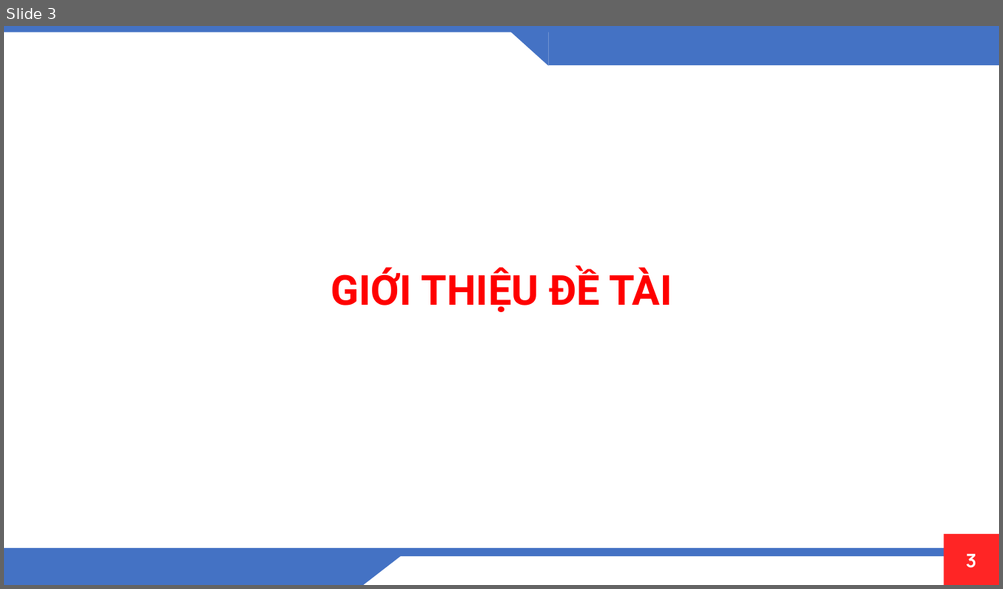
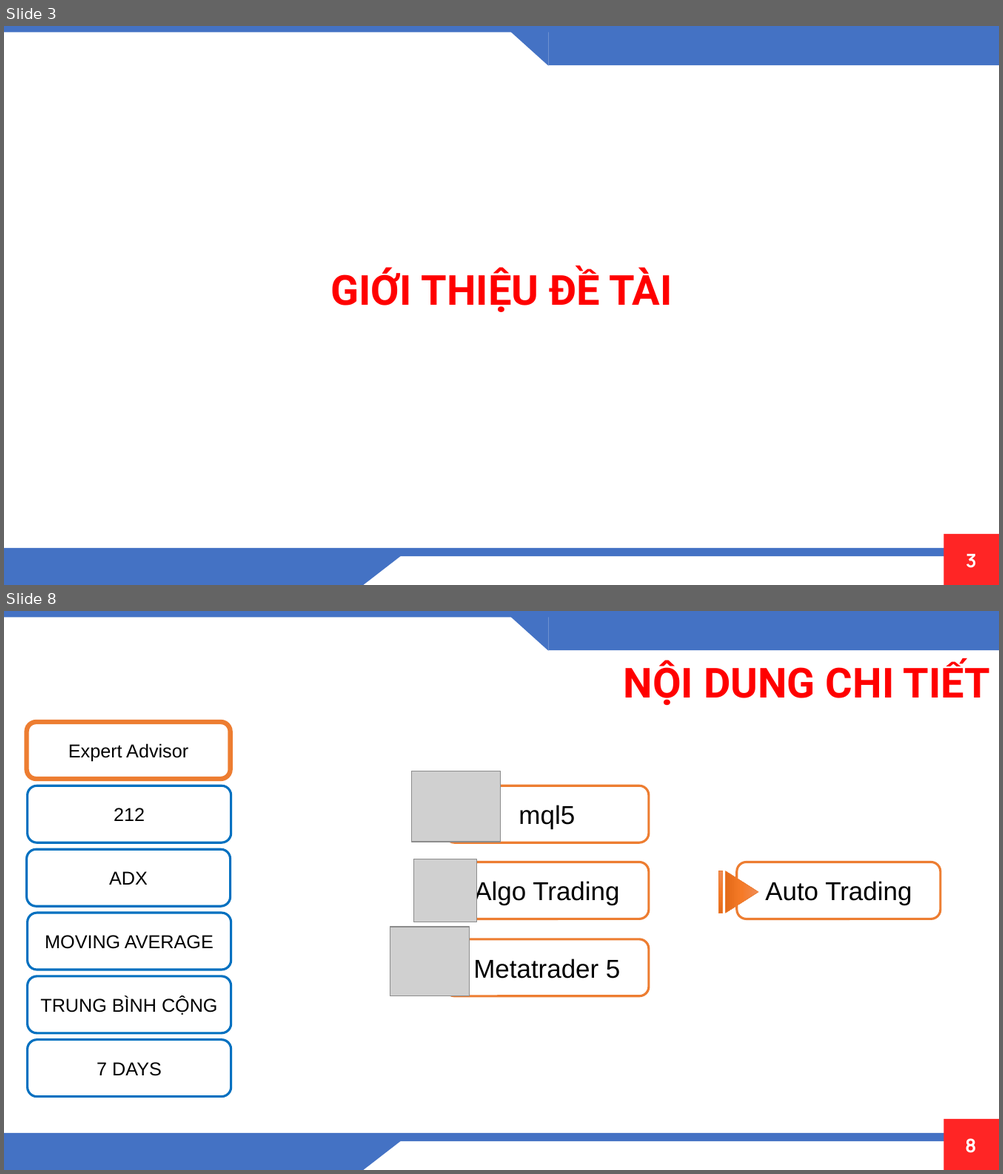
Before and after one commit to OrangeFoxie/DO-AN-TONG-HOP, a slide deck: PowerPoint/slide/DATH-01.pptx. Shown one above the other, each under a label of ours: slide 3 before the commit, slides 3 and 8 after it; the slides between them are not shown. The pictures are 1003x589 and 1003x1174 pixels, drawn with LibreOffice and Linux fonts; fonts in the diff are those of the drawing; grey boxes stand for pictures; background and template pictures are left out. Boxes give left, top, right and bottom in pixels: in the first picture for what was removed or moved away, otherwise in the second. Text is boxed around its words. In the diff, an @@ line names an element or a change of style, - is before the commit and + after.

```diff
--- a/PowerPoint/slide/DATH-01.pptx
+++ b/PowerPoint/slide/DATH-01.pptx
@@ slide 8 added at (4,611,999,1170), background #FFFFFF; not listed: 8 template elements that a slide beside it also shows @@
@@ text added at (623,660,990,706), 40 pt, text #FF0000, bold @@
+NỘI DUNG CHI TIẾT
@@ rounded rectangle added at (26,722,230,779), fill #FFFFFF, outline #ED7D31 4.5 pt, 18 pt, text #000000 @@
+Expert Advisor
@@ rounded rectangle added at (27,786,231,843), fill #FFFFFF, outline #0070C0 2.25 pt, 18 pt, text #000000 @@
+212
@@ picture added at (412,772,500,843) @@
@@ rounded rectangle added at (445,786,649,843), fill #FFFFFF, outline #ED7D31 2.25 pt, 25 pt, text #000000 @@
+mql5
@@ rounded rectangle added at (26,850,230,906), fill #FFFFFF, outline #0070C0 2.25 pt, 18 pt, text #000000 @@
+ADX
@@ picture added at (414,860,477,923) @@
@@ rounded rectangle added at (445,863,649,919), fill #FFFFFF, outline #ED7D31 2.25 pt, 25 pt, text #000000 @@
+Algo Trading
@@ rectangle added at (719,871,723,913), fill gradient #F18C57 to #F67B28 to #E56C19, outline #ED7D31 0.5 pt @@
@@ triangle added at (726,871,758,913), fill gradient #F18C57 to #F67B28 to #E56C19, outline #ED7D31 0.5 pt @@
@@ rounded rectangle added at (737,863,940,919), fill #FFFFFF, outline #ED7D31 2.25 pt, 25 pt, text #000000 @@
+Auto Trading
@@ rounded rectangle added at (27,913,231,970), fill #FFFFFF, outline #0070C0 2.25 pt, 18 pt, text #000000 @@
+MOVING AVERAGE
@@ picture added at (390,927,469,997) @@
@@ rounded rectangle added at (445,940,649,996), fill #FFFFFF, outline #ED7D31 2.25 pt, 25 pt, text #000000 @@
+Metatrader 5
@@ rounded rectangle added at (27,977,231,1034), fill #FFFFFF, outline #0070C0 2.25 pt, 18 pt, text #000000 @@
+TRUNG BÌNH CỘNG
@@ rounded rectangle added at (27,1040,231,1096), fill #FFFFFF, outline #0070C0 2.25 pt, 18 pt, text #000000 @@
+7 DAYS
```
Also in this commit, not shown: 11 slides changed, 14 other slides added, 14 other files.
